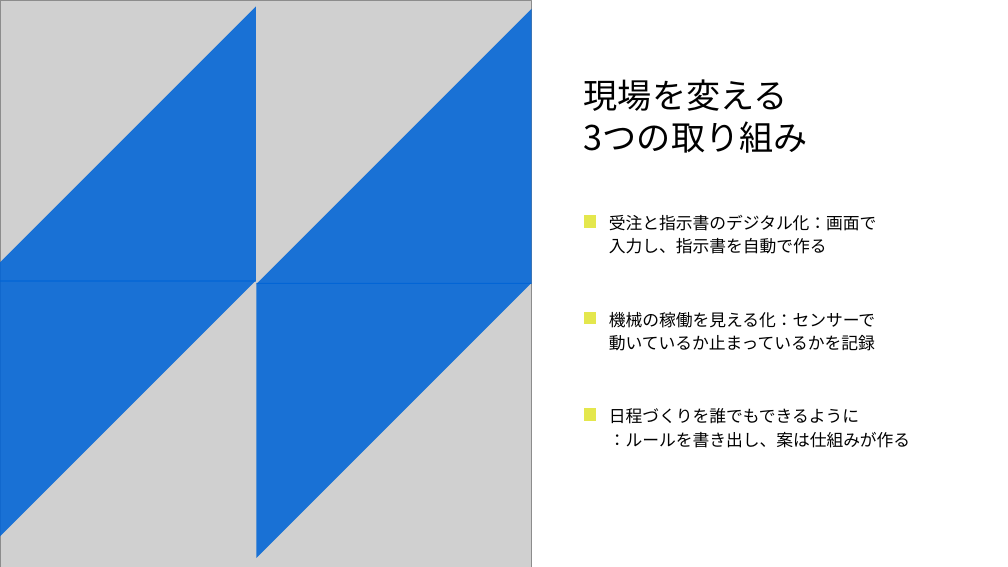
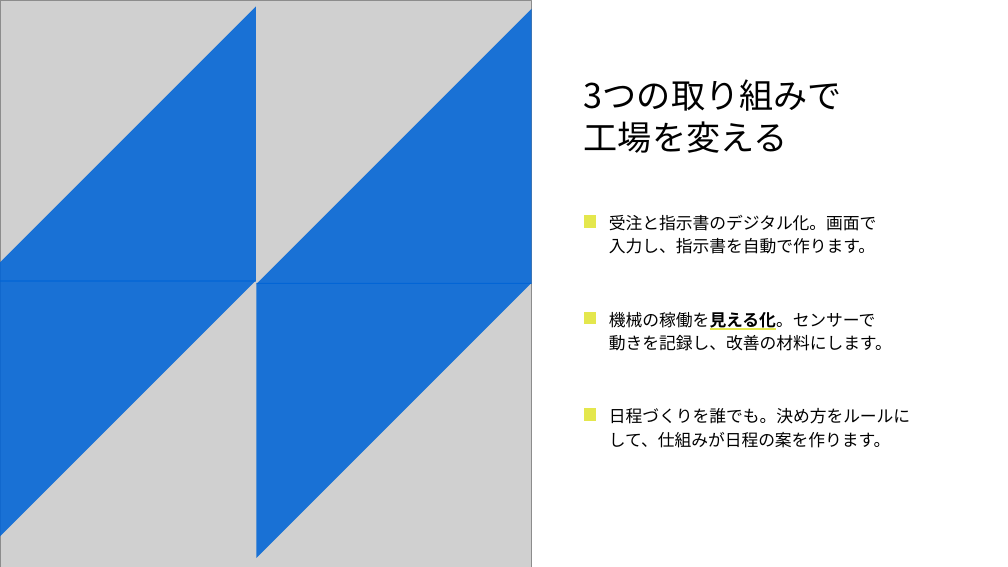
Before and after one commit to IKEMENLTD/slide-template-engine, a slide deck: slide 11 of out/phase5/final-20-pages/deck.pptx (slide 10 before the commit). Drawn at 1008x567 pixels with LibreOffice and Linux fonts; fonts in the diff are those of the drawing; grey boxes stand for pictures. Boxes give left, top, right and bottom in pixels: in the first picture for what was removed or moved away, otherwise in the second. Text is boxed around its words. In the diff, an @@ line names an element or a change of style, - is before the commit and + after.

```diff
--- a/out/phase5/final-20-pages/deck.pptx
+++ b/out/phase5/final-20-pages/deck.pptx
@@ text at [584, 79, 842, 153]: text changed @@
-現場を変える
-3つの取り組み
+3つの取り組みで
+工場を変える
@@ text at [609, 215, 877, 254]: text changed @@
-受注と指示書のデジタル化：画面で
-入力し、指示書を自動で作る
+受注と指示書のデジタル化。画面で
+入力し、指示書を自動で作ります。
@@ text at [609, 312, 892, 351]: text changed @@
-機械の稼働を見える化：センサーで
-動いているか止まっているかを記録
+機械の稼働を見える化。センサーで
+動きを記録し、改善の材料にします。
@@ text at [609, 408, 910, 448]: text changed @@
-日程づくりを誰でもできるように
-：ルールを書き出し、案は仕組みが作る
+日程づくりを誰でも。決め方をルールに
+して、仕組みが日程の案を作ります。
```
Also in this commit, not shown: 11 other slides changed, 3 slides added, 3 slides removed, 31 other files.
